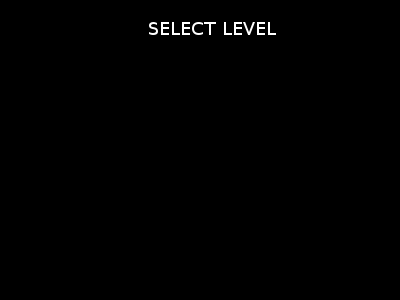
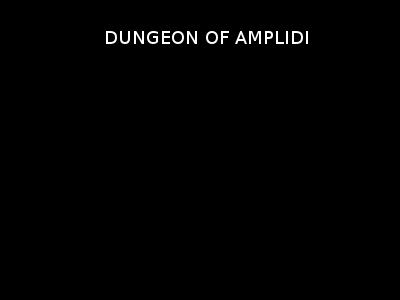
Revision of a layered w=400, h=300 image; what changed, layer by layer:
renamed "SELECT LEVEL" to "DUNGEON OF AMPLIDI", painted on it over (x1=106, y1=22, x2=308, y2=44)
